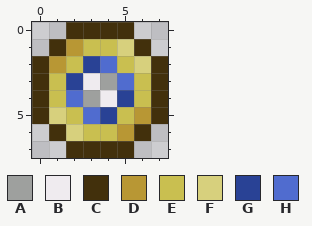
Edited in one commit: pixel-art sprite (Content/Projectiles/ThrowOfTheLunaticProjectile.png). The picture above is the old version.
The file is 16x16 pixels, drawn in blocks of 2x2; one block is one cell here.
Palette (. is transparent): A #9ea09e  B #efebef  C #42300c  D #b89734  E #c9bf50  F #d7d07d  G #294295  H #506ccf
And afterwards:
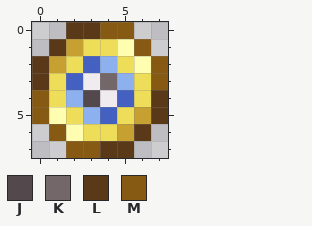
Colours new in this view: J #53484c  K #73676a  L #5a3919  M #875a13
Edits made:
@@ palette @@
-D #b89734
+D #c6a030
-E #c9bf50
+E #eedd58
-F #d7d07d
+F #fffeb0
-G #294295
+G #4460c1
-H #506ccf
+H #8cb1ee
@@ x 0..7 @@
-0 ..CCCC..
-1 .CDEEFC.
-2 CDEGHEFC
-3 CEGBAHEC
-4 CEHABGEC
-5 CFEHGEDC
-6 .CFEEDC.
-7 ..CCCC..
+0 ..LLMM..
+1 .LDEEFM.
+2 LDEGHEFM
+3 LEGBKHEM
+4 MEHJBGEL
+5 MFEHGEDL
+6 .MFEEDL.
+7 ..MMLL..
Pixel boxes of the changes (left, top, right, bottom) in both pictures:
changed: (32, 22, 168, 158)
